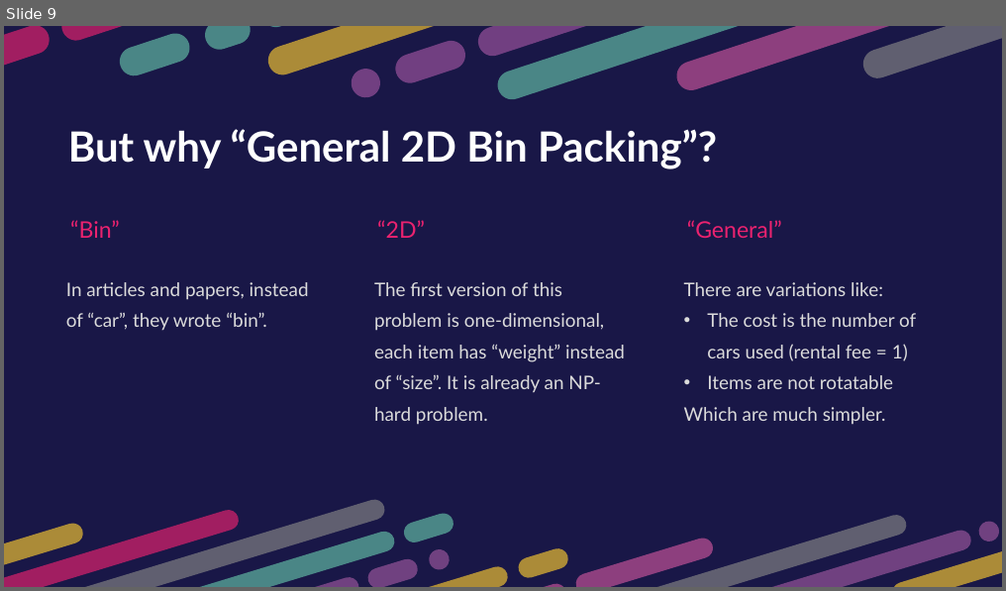
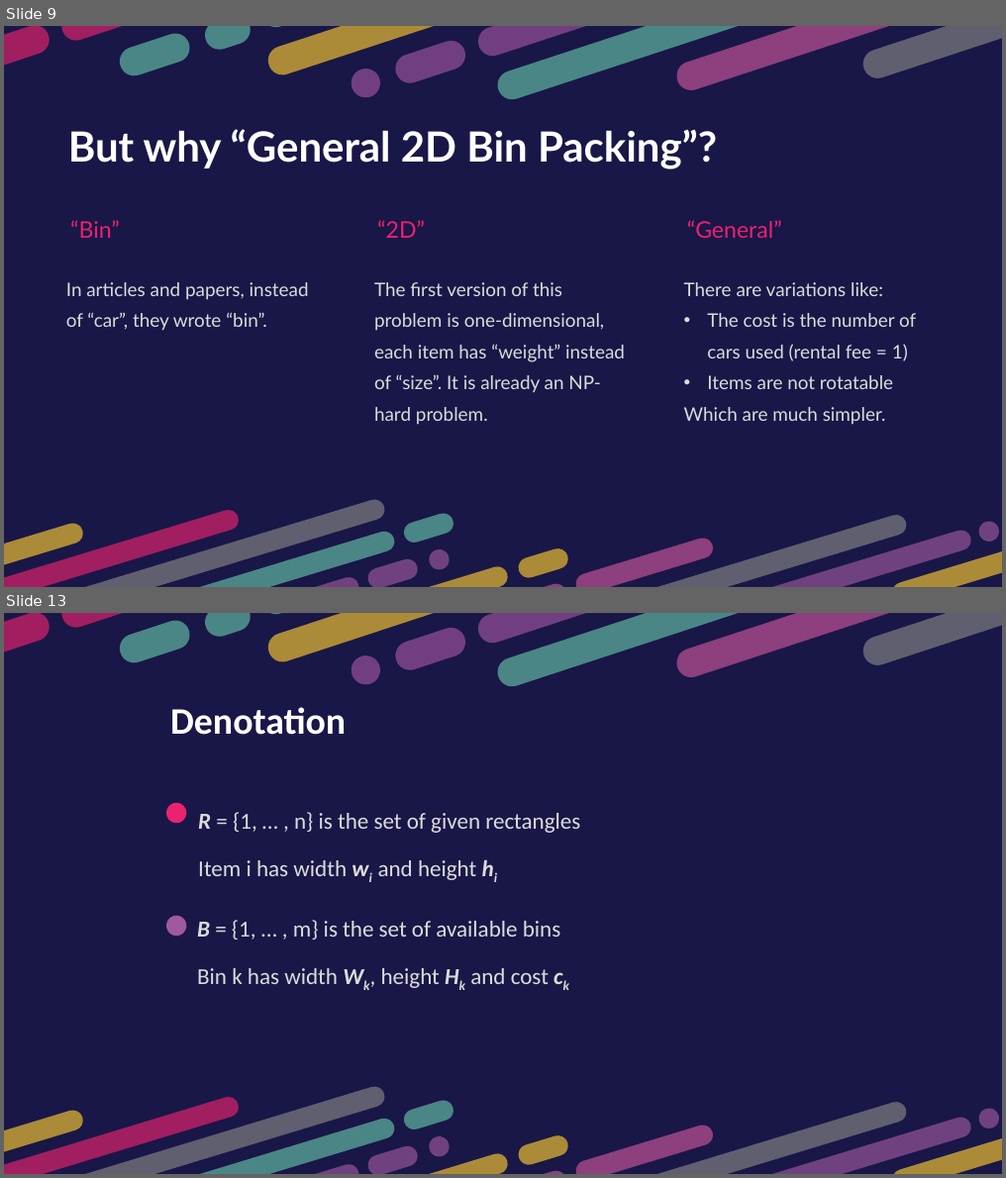
Before and after one commit to htnminh/optimization-project, a slide deck: presentation/General 2D Bin Packing Problem.pptx. Shown one above the other, each under a label of ours: slide 9 before the commit, slides 9 and 13 after it; the slides between them are not shown. The pictures are 1006x591 and 1006x1178 pixels, drawn with LibreOffice and Linux fonts; fonts in the diff are those of the drawing. Boxes give left, top, right and bottom in pixels: in the first picture for what was removed or moved away, otherwise in the second. Text is boxed around its words. In the diff, an @@ line names an element or a change of style, - is before the commit and + after.

```diff
--- a/presentation/General 2D Bin Packing Problem.pptx
+++ b/presentation/General 2D Bin Packing Problem.pptx
@@ slide 13 added at <box>4,613,1002,1174</box>, background #191747 @@
@@ group added at <box>4,613,1002,779</box>: 15 freeform shapes @@
@@ text added at <box>170,707,346,735</box>, 36 pt, text #FFFFFF, bold @@
+Denotation
@@ freeform shape added at <box>163,800,190,827</box>, fill #EA226F @@
@@ text added at <box>198,812,580,880</box>, 22 pt, text #DBDBDB @@
+R = {1, … , n} is the set of given rectangles
+Item i has width wi and height hi
@@ freeform shape added at <box>163,912,190,939</box>, fill #A0589F @@
@@ text added at <box>197,920,561,988</box>, 22 pt, text #DBDBDB @@
+B = {1, … , m} is the set of available bins
+Bin k has width Wk, height Hk and cost ck
@@ group added at <box>4,1018,1002,1174</box>: 20 freeform shapes @@
```
Also in this commit, not shown: 1 slide changed, 8 other slides added, 1 slide removed, 2 other files.
